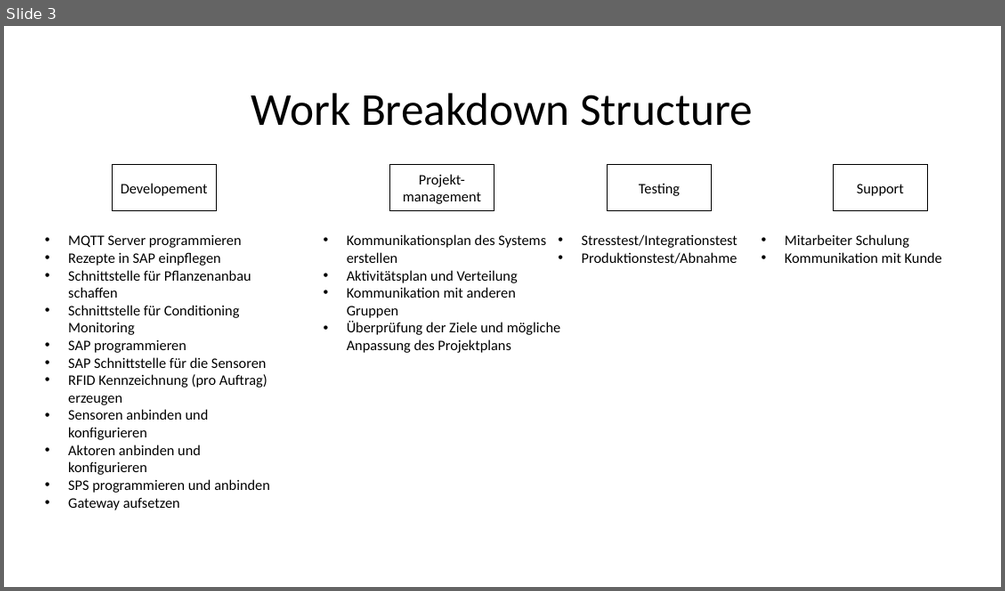
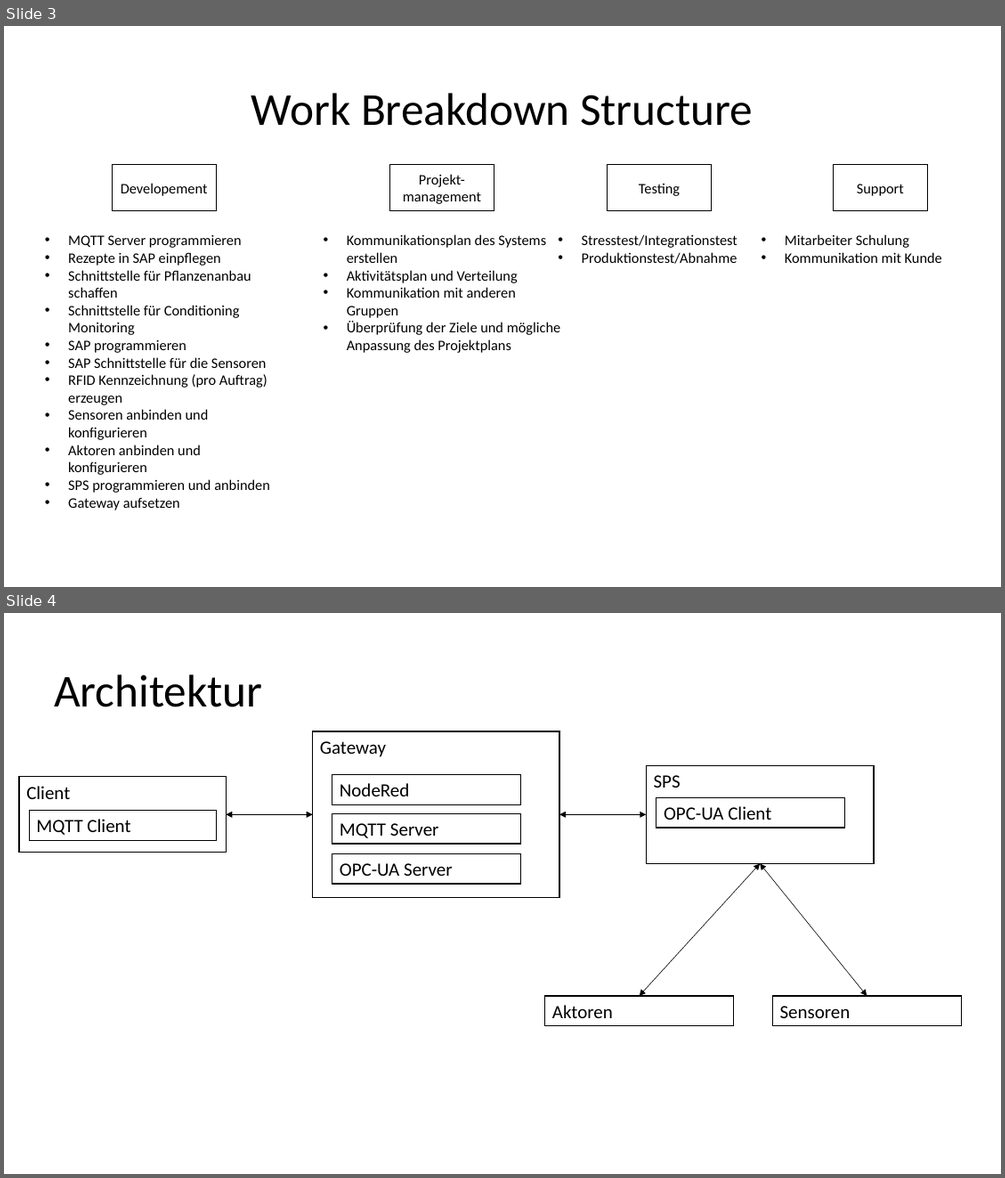
Before and after one commit to albae3333/DigitaleFabrik, a slide deck: Präsentation/Präsentation_Entwurf.pptx. Shown one above the other, each under a label of ours: slide 3 before the commit, slides 3 and 4 after it. The pictures are 1005x591 and 1005x1178 pixels, drawn with LibreOffice and Linux fonts; fonts in the diff are those of the drawing. Boxes give left, top, right and bottom in pixels: in the first picture for what was removed or moved away, otherwise in the second. Text is boxed around its words. In the diff, an @@ line names an element or a change of style, - is before the commit and + after.

```diff
--- a/Präsentation/Präsentation_Entwurf.pptx
+++ b/Präsentation/Präsentation_Entwurf.pptx
@@ slide 4 added at [4,613,1001,1174], background #FFFFFF @@
@@ title added at [54,674,262,707], 44 pt, text #000000 @@
+Architektur
@@ rectangle added at [313,731,559,897], fill #FFFFFF, outline #000000 1 pt, 18 pt, text #000000 @@
+Gateway
@@ rectangle added at [647,765,874,863], fill #FFFFFF, outline #000000 1 pt, 18 pt, text #000000 @@
+SPS
@@ rectangle added at [19,777,226,852], fill #FFFFFF, outline #000000 1 pt, 18 pt, text #000000 @@
+Client
@@ rectangle added at [332,774,521,804], fill #FFFFFF, outline #000000 1 pt, 18 pt, text #000000 @@
+NodeRed
@@ rectangle added at [656,798,844,827], fill #FFFFFF, outline #000000 1 pt, 18 pt, text #000000 @@
+OPC-UA Client
@@ rectangle added at [30,811,217,840], fill #FFFFFF, outline #000000 1 pt, 18 pt, text #000000 @@
+MQTT Client
@@ double arrow added from (226, 814) to (313, 814), #000000 0.5 pt @@
@@ rectangle added at [332,813,521,844], fill #FFFFFF, outline #000000 1 pt, 18 pt, text #000000 @@
+MQTT Server
@@ double arrow added from (559, 814) to (647, 814), #000000 0.5 pt @@
@@ rectangle added at [332,854,521,884], fill #FFFFFF, outline #000000 1 pt, 18 pt, text #000000 @@
+OPC-UA Server
@@ double arrow added from (639, 996) to (760, 863), #000000 0.5 pt @@
@@ double arrow added from (867, 996) to (760, 863), #000000 0.5 pt @@
@@ rectangle added at [544,996,733,1026], fill #FFFFFF, outline #000000 1 pt, 18 pt, text #000000 @@
+Aktoren
@@ rectangle added at [773,996,961,1026], fill #FFFFFF, outline #000000 1 pt, 18 pt, text #000000 @@
+Sensoren
```
Also in this commit, not shown: 1 slide removed.
